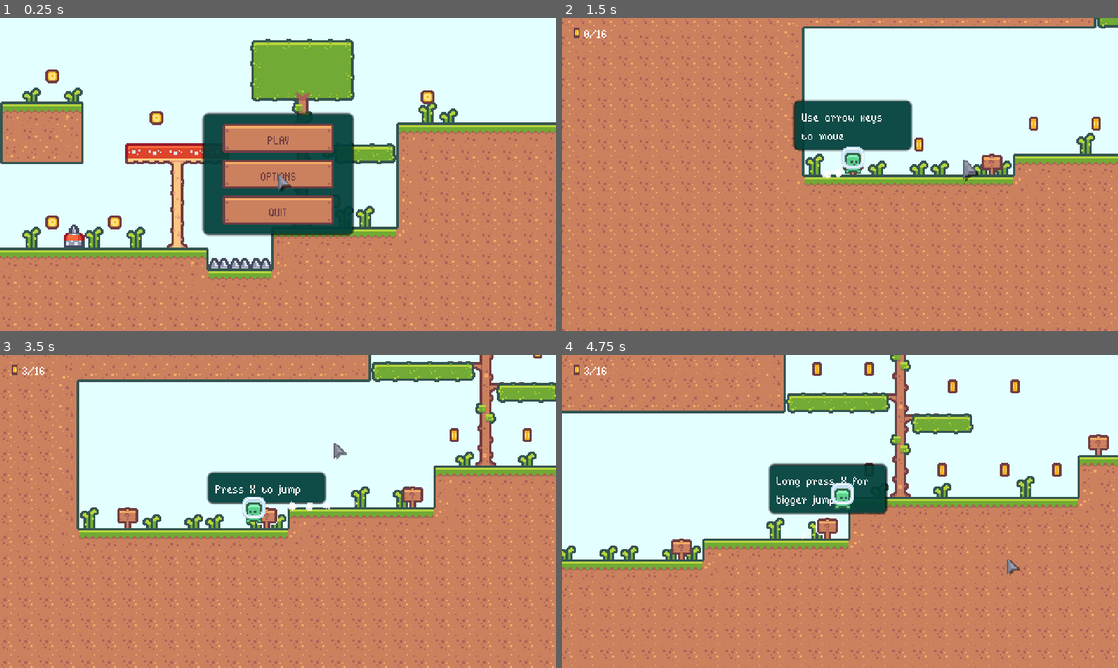
Above: before the commit, frames 1-4 (two rows, left to right).
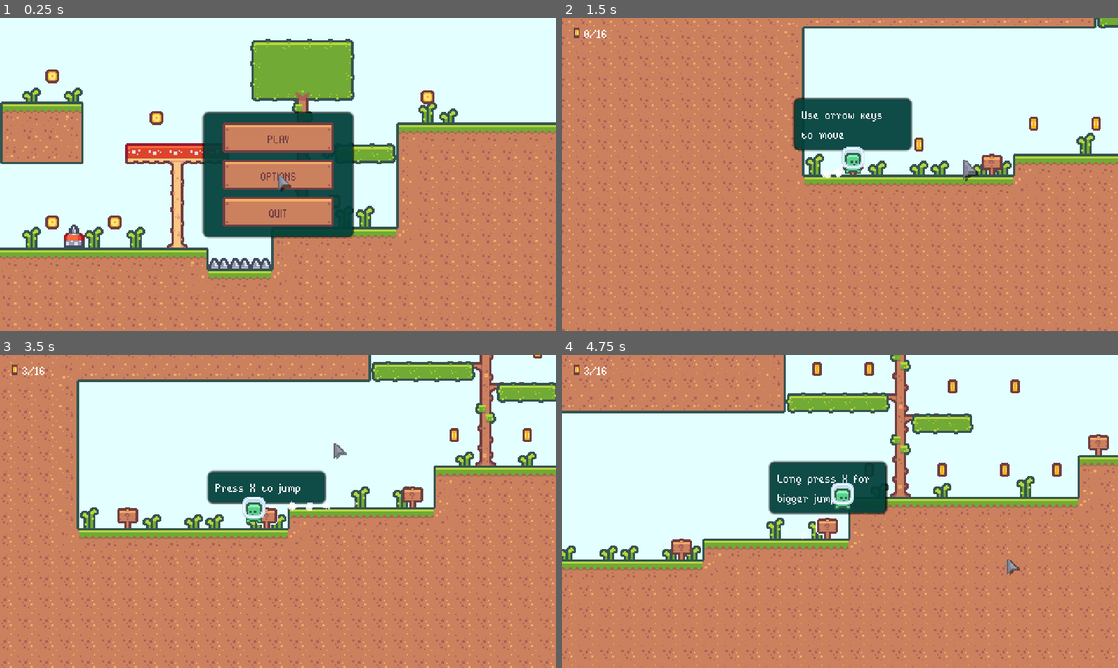
Above: after the commit, the same moments.

Repository: betofloresbaca/Platrush
Game: Godot game, scene res://scenes/ui/main_menu.tscn
Two runs of this game, one before a commit and one after it. Both use one fixed random seed, a clock stepped at 60 frames per second and the inputs below.
Inputs (mouse positions are in pixels of both pictures, inside the frame that each line leads up to):
- Up to frame 1 (0.25 s): no input
- Up to frame 2 (1.5 s): click "PLAY" at 0.5 s; move the mouse to (962, 158) at 1.27 s; hold Right (move_right) from 1.28 s (still down); click (962, 158) at 1.35 s
- Up to frame 3 (3.5 s): tap Space (jump) at 1.52, 2.27 s; move the mouse to (166, 527) at 2.02 s; tap Shift (dash) at 2.1 s; move the mouse to (333, 442) at 2.77 s; release Right (move_right) at 2.78 s; hold Left (move_left) from 2.78 s (still down); click (333, 442) at 2.85 s
- Up to frame 4 (4.75 s): tap X at 3.5, 4.25 s; move the mouse to (812, 574) at 3.52 s; release Left (move_left) at 3.53 s; hold Right (move_right) from 3.53 s (still down); tap Shift (dash) at 3.6 s; tap Space (jump) at 3.77, 4.52 s; move the mouse to (1006, 558) at 4.27 s; click (1006, 558) at 4.35 s

The runs differ from the first frame. In frame 1, 1.7% of the frame differs, in the area x 36-64%, y 29-71%; in frame 2, 0.5%; in frame 3, 0.4%; in frame 4, 0.6%.

Commit message:
Fix blur text in menus

Diff:
--- a/resources/theme.tres
+++ b/resources/theme.tres
@@ -1,8 +1,8 @@
 [gd_resource type="Theme" load_steps=10 format=3 uid="uid://dmwm321ka5jog"]
 
 [ext_resource type="Texture2D" uid="uid://bvhvvqg6wk4eu" path="res://assets/ui/tile_0009.png" id="1_7nxpt"]
-[ext_resource type="FontFile" uid="uid://e8ug1t7kt31x" path="res://assets/fonts/bit_potion.ttf" id="1_drydc"]
 [ext_resource type="Texture2D" uid="uid://bt0jhv00vrndh" path="res://assets/ui/tile_0029.png" id="1_rup0p"]
+[ext_resource type="FontFile" uid="uid://cirn6qwct2t3q" path="res://assets/fonts/BitPotionExt.ttf" id="3_o4nei"]
 
 [sub_resource type="StyleBoxTexture" id="StyleBoxTexture_axva8"]
 texture = ExtResource("1_rup0p")
@@ -58,7 +58,7 @@
 anti_aliasing = false
 
 [resource]
-default_font = ExtResource("1_drydc")
+default_font = ExtResource("3_o4nei")
 default_font_size = 16
 Button/colors/font_color = Color(0.435294, 0.243137, 0.262745, 1)
 Button/colors/font_pressed_color = Color(0.435294, 0.243137, 0.262745, 1)
Binary file added: assets/fonts/BitPotionExt.ttf
Not shown, changed: assets/fonts/BitPotionExt.ttf.import
Binary file removed: assets/fonts/bit_potion.ttf
